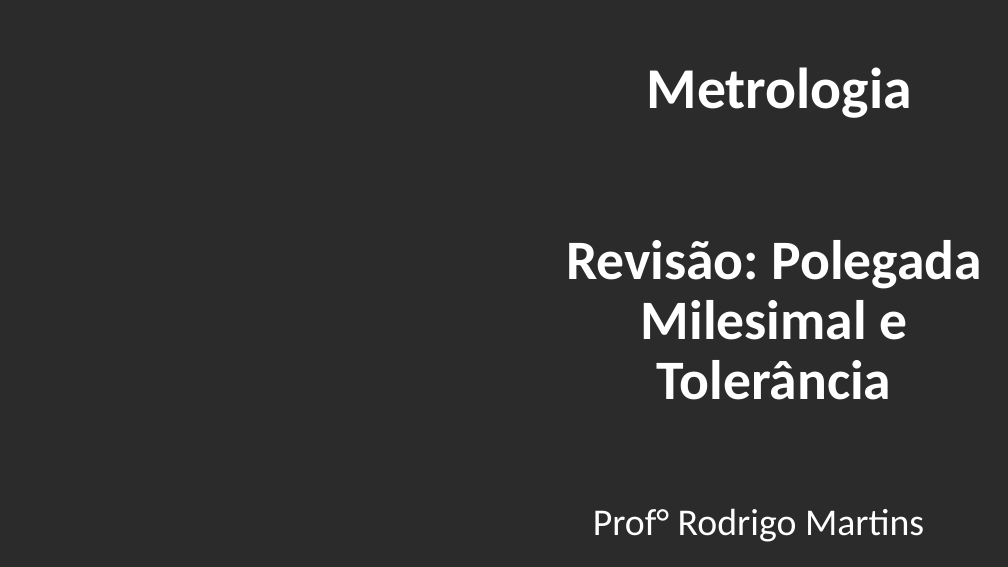
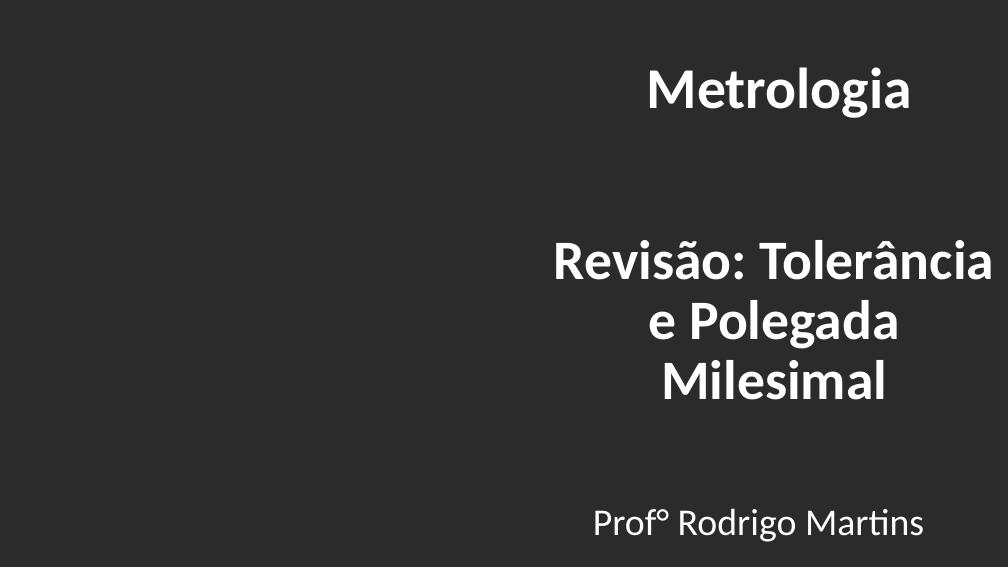
Before and after one commit to martinsrl1-web/fazenda-de-projetos, a slide deck: slide 1 of metrologia/slides/revisao-polegada-tolerancia.pptx. Drawn at 1008x567 pixels with LibreOffice and Linux fonts; fonts in the diff are those of the drawing; background and template pictures are left out; a plain dark background stands for a picture behind light text. Boxes give left, top, right and bottom in pixels: in the first picture for what was removed or moved away, otherwise in the second. Text is boxed around its words. In the diff, an @@ line names an element or a change of style, - is before the commit and + after.

```diff
--- a/metrologia/slides/revisao-polegada-tolerancia.pptx
+++ b/metrologia/slides/revisao-polegada-tolerancia.pptx
@@ title at [554,240,994,400]: text changed @@
-Revisão: Polegada Milesimal e Tolerância
+Revisão: Tolerância e Polegada Milesimal
```
Also in this commit, not shown: 1 other slide changed, 12 slides added, 2 other files.
